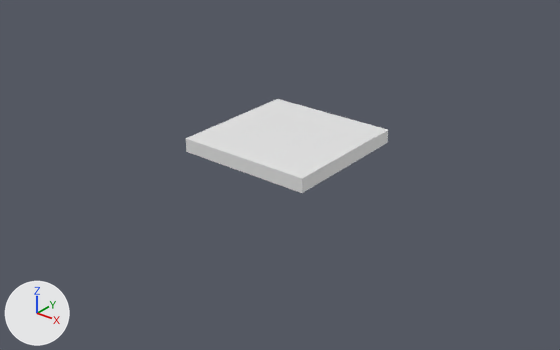
The glTF model vue/src/assets/models/GRASS_TILE.glb: old version first, new version second.
Before and after are seen from a camera (50 mm lens) standing at (49.1, -62.8, 34.2) and looking at (-1.7, 0.7, -5.1). Every picture has the same lights, and +X, +Y and +Z are marked at lower left. Materials are left out; every surface is plain grey. Where no turn or scale is listed for an object, it has been applied to the vertices.

The scene before the commit, as lines of its bpy script (objects in view):
```python
me_cube_001 = bpy.data.meshes.new('Cube.001')
me_cube_001.from_pydata(...)  # a box spanning x -8.0..8.0, y -8.0..8.0, z -0.8..0.8
me_cube_001.materials.append(mat_material_001)
ob_cube_001 = bpy.data.objects.new('Cube.001', me_cube_001)
ob_cube_001.location = (0.0, 0.0, -0.1)
```
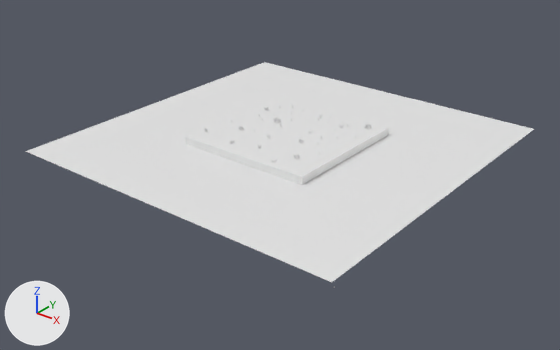
What changed in the scene script:
```text
Add me_plane:
    me_plane.from_pydata([(-20.2, -20.2, 0.0), (20.2, -20.2, 0.0), (-20.2, 20.2, 0.0), (20.2, 20.2, 0.0)], [], [(0, 1, 3), (0, 3, 2)])
Change ob_cube_001:
    ob_cube_001.location: (0.0, 0.0, -0.1) -> (0.0, 0.0, 0.08)
Add ob_plane:
    ob_plane = bpy.data.objects.new('Plane', me_plane)
    ob_plane.location = (0.0, 0.0, 0.0)
```

Boxes (x1, y1, x2, y2) around the edits, measured in the pictures (560 x 350 px):
'Plane', added
    after: (26, 62, 534, 282)
'Cube.001', moved
    before: (186, 99, 388, 193)
    after: (186, 97, 388, 185)
